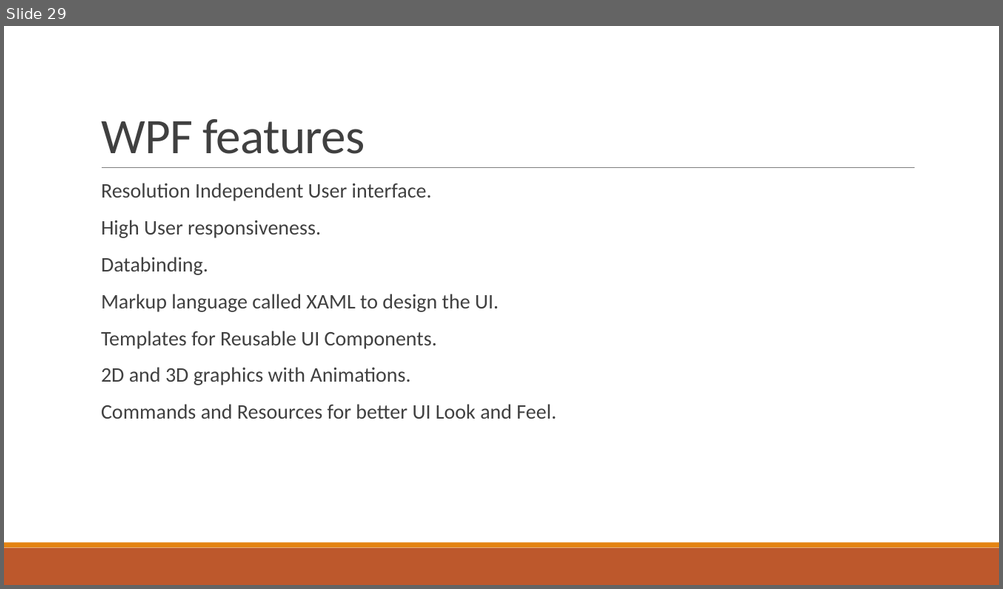
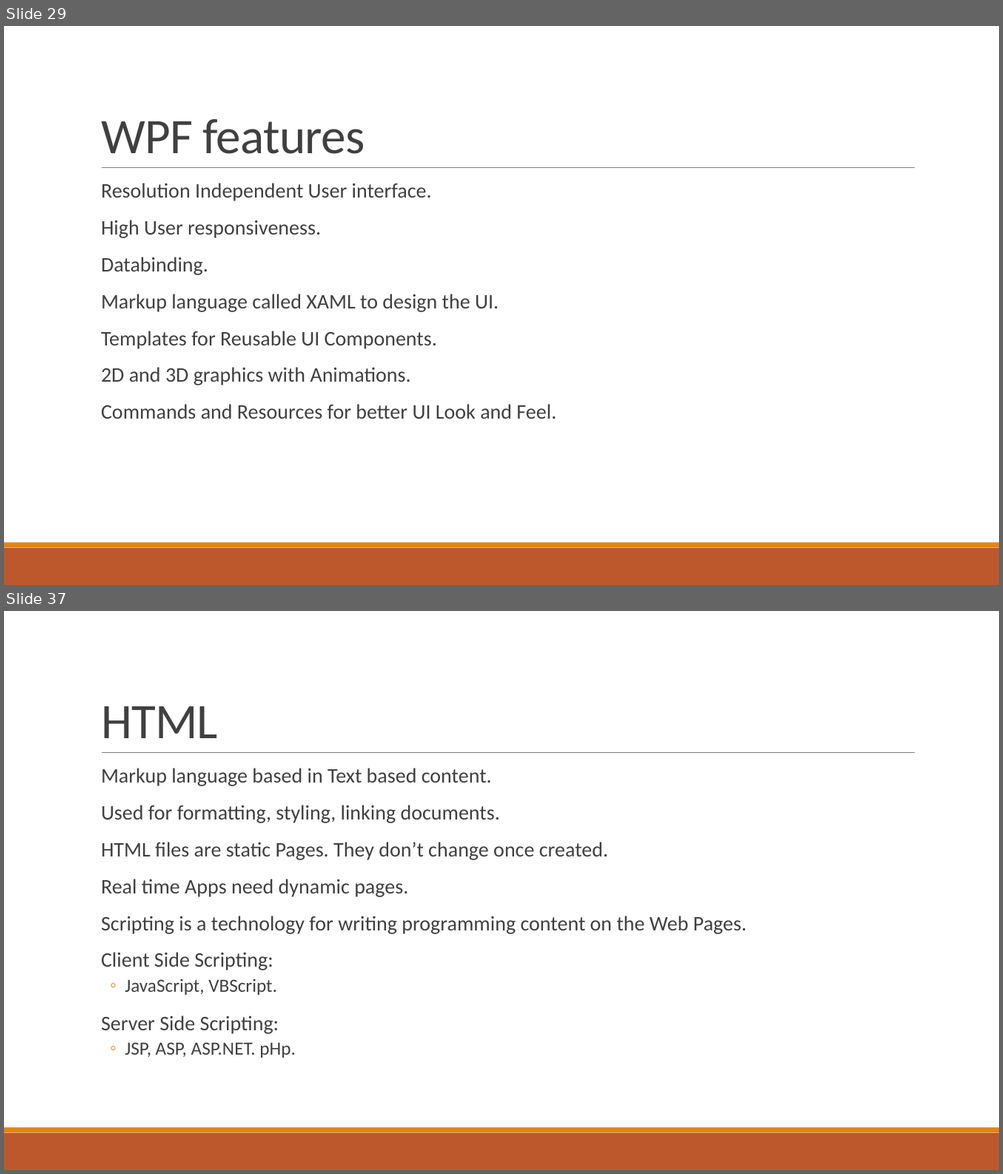
Before and after one commit to phani-rajbn/SiemensAug19, a slide deck: NET Training.pptx. Shown one above the other, each under a label of ours: slide 29 before the commit, slides 29 and 37 after it; the slides between them are not shown. The pictures are 1003x589 and 1003x1174 pixels, drawn with LibreOffice and Linux fonts; fonts in the diff are those of the drawing. Boxes give left, top, right and bottom in pixels: in the first picture for what was removed or moved away, otherwise in the second. Text is boxed around its words. In the diff, an @@ line names an element or a change of style, - is before the commit and + after.

```diff
--- a/NET Training.pptx
+++ b/NET Training.pptx
@@ slide 37 added at bbox=[4, 611, 999, 1170], background #FFFFFF; not listed: 3 template elements that a slide beside it also shows @@
@@ title added at bbox=[101, 706, 218, 738], 48 pt, text #404040 @@
+HTML
@@ text added at bbox=[101, 768, 746, 1058], 20 pt, text #404040 @@
+  Markup language based in Text based content.
+  Used for formatting, styling, linking documents.
+  HTML files are static Pages. They don’t change once created.
+  Real time Apps need dynamic pages.
+  Scripting is a technology for writing programming content on the Web Pages.
+  Client Side Scripting:
+  ◦ JavaScript, VBScript.
+  Server Side Scripting:
+  ◦ JSP, ASP, ASP.NET. pHp.
```
Also in this commit, not shown: 16 other slides added.
